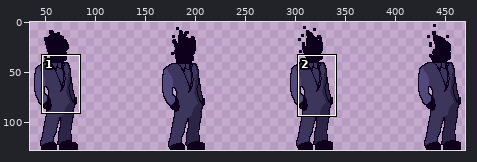
Two versions of one sprite sheet, Sprites/Mr Purple/idle_sheet.png. Above: a wide view before the commit, with the close-up outlined.
Close-up. Before the commit:
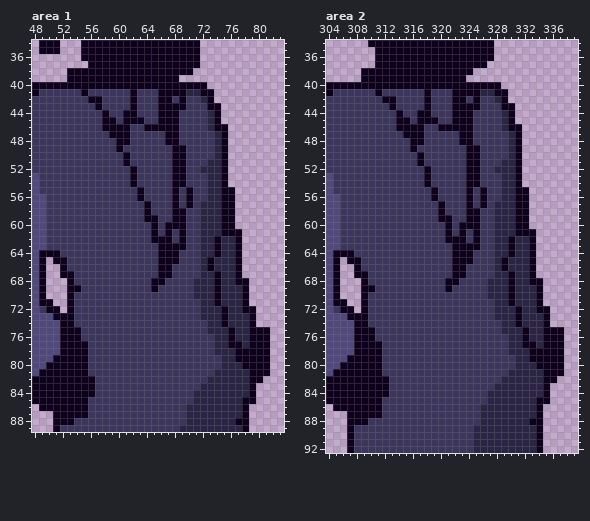
The file is 512x128 pixels. Shown: area 1: x 48..83, y 34..89; area 2: x 304..339, y 34..92. The wide view leaves out empty margins. The commit also changed other parts of the picture, which this record leaves out.
After:
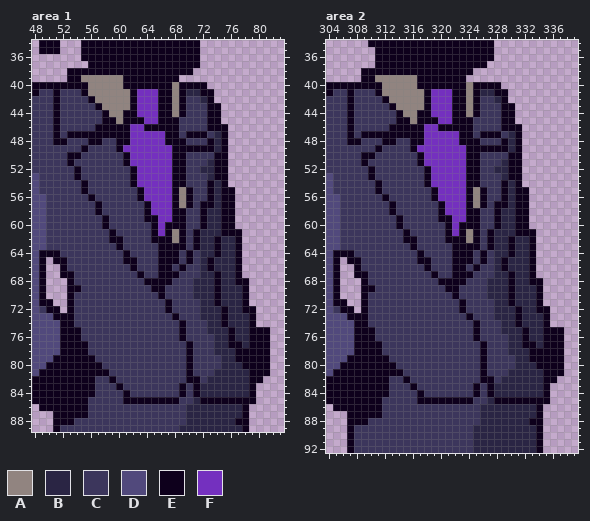
Palette (. is transparent): A #918480  B #2a2544  C #3c365c  D #51497c  E #0e001c  F #7430bf
Difference:
Area 1:
y 39: x 55..60 EEEEEE -> AAAAAA
y 40: x 56..60 EEEEE -> AAAAA; x 68 E -> A
y 41: x 51 C -> E; x 56..61 CCCCCC -> AAAAAA; x 63..65 CCC -> FFF; x 68 E -> A
y 42: x 51 C -> E; x 57..61 ECCCC -> AAAAA; x 63..65 CCC -> FFF; x 68 C -> A
y 43: x 51 C -> E; x 58..61 CCCC -> AAAA; x 63..65 CCC -> FFF; x 68 E -> A
y 44: x 51 C -> E; x 59..60 CC -> AA; x 63..65 CCC -> FFF; x 68..69 EC -> AE; x 73 B -> E
y 45: x 51 C -> E; x 60 C -> A; x 64..65 CC -> FF; x 73 B -> E
y 46: x 51 C -> E; x 57 C -> E; x 62..63 CC -> FF; x 73 B -> E
y 47: x 51 C -> E; x 53..58 CCCCCC -> EEEEEE; x 62..66 CCCCC -> FFFFF; x 70..72 CCC -> EEE
y 48: x 51..52 CC -> EE; x 56..57 CC -> EE; x 62..66 CCCCC -> FFFFF; x 69 C -> E; x 73 C -> E
y 49: x 55 C -> E; x 61..67 CCCCCCC -> FFFFFFF; x 70..73 CCCC -> EEEE
y 50: x 53..54 CC -> EE; x 62..67 CCCCCC -> FFFFFF; x 74 B -> E
y 51: x 53 C -> E; x 62..67 CCCCCC -> FFFFFF; x 74 B -> E
y 52..53: x 54 C -> E; x 63..67 CCCCC -> FFFFF; x 74 B -> E
y 54: x 55 C -> E; x 63..67 CCCCC -> FFFFF; x 73 B -> E
y 55: x 55 C -> E; x 64..67 CCCC -> FFFF; x 69 C -> A; x 73 B -> E
y 56: x 56 C -> E; x 64..67 CCCC -> FFFF; x 69 C -> A; x 73 B -> E
y 57: x 57 C -> E; x 65..67 CCC -> FFF; x 69 C -> A; x 72..73 BB -> EE
y 58: x 57 C -> E; x 65..67 CCC -> FFF; x 72 B -> E
y 59: x 58 C -> E; x 66..67 CC -> FF; x 72 B -> E
y 60: x 58 C -> E; x 66 C -> F; x 72 B -> E
y 61: x 59 C -> E; x 66 C -> F; x 68 C -> A; x 71 C -> E
y 62: x 59..60 CC -> EE; x 68 C -> A; x 71 C -> E
y 63: x 60 C -> E; x 71 C -> E
y 64: x 61 C -> E; x 70 C -> E
y 65: x 61..62 CC -> EE; x 70 C -> E
y 66: x 62 C -> E; x 69 C -> E
y 67: x 63 C -> E; x 68 C -> E
y 68: x 64 C -> E; x 67 C -> E
y 69..70: x 66 C -> E
y 71..72: x 67 C -> E
y 73: x 68 C -> E
y 74..76: x 69 C -> E
y 77..78: x 70 C -> E
y 79: x 56 C -> E; x 70 C -> E
y 80: x 56..57 CC -> EE; x 70 C -> E
y 81: x 56..58 CCC -> EEE; x 70 C -> E
y 82: x 59 C -> E; x 70..71 CC -> EE
y 83: x 60 C -> E; x 69 C -> E; x 71 C -> E
y 84: x 61 C -> E; x 69 C -> E; x 71 B -> E
y 85: x 61..68 CCCCCCCC -> EEEEEEEE; x 72..77 BBBBBB -> EEEEEE
Area 2:
y 39: x 311..316 EEEEEE -> AAAAAA
y 40: x 312..316 EEEEE -> AAAAA; x 324 E -> A
y 41: x 307 C -> E; x 312..317 CCCCCC -> AAAAAA; x 319..321 CCC -> FFF; x 324 E -> A
y 42: x 307 C -> E; x 313..317 ECCCC -> AAAAA; x 319..321 CCC -> FFF; x 324 C -> A
y 43: x 307 C -> E; x 314..317 CCCC -> AAAA; x 319..321 CCC -> FFF; x 324 E -> A
y 44: x 307 C -> E; x 315..316 CC -> AA; x 319..321 CCC -> FFF; x 324..325 EC -> AE; x 329 B -> E
y 45: x 307 C -> E; x 316 C -> A; x 320..321 CC -> FF; x 329 B -> E
y 46: x 307 C -> E; x 313 C -> E; x 318..319 CC -> FF; x 329 B -> E
y 47: x 307 C -> E; x 309..314 CCCCCC -> EEEEEE; x 318..322 CCCCC -> FFFFF; x 326..328 CCC -> EEE
y 48: x 307..308 CC -> EE; x 312..313 CC -> EE; x 318..322 CCCCC -> FFFFF; x 325 C -> E; x 329 C -> E
y 49: x 311 C -> E; x 317..323 CCCCCCC -> FFFFFFF; x 326..329 CCCC -> EEEE
y 50: x 309..310 CC -> EE; x 318..323 CCCCCC -> FFFFFF; x 330 B -> E
y 51: x 309 C -> E; x 318..323 CCCCCC -> FFFFFF; x 330 B -> E
y 52..53: x 310 C -> E; x 319..323 CCCCC -> FFFFF; x 330 B -> E
y 54: x 311 C -> E; x 319..323 CCCCC -> FFFFF; x 329 B -> E
y 55: x 311 C -> E; x 320..323 CCCC -> FFFF; x 325 C -> A; x 329 B -> E
y 56: x 312 C -> E; x 320..323 CCCC -> FFFF; x 325 C -> A; x 329 B -> E
y 57: x 313 C -> E; x 321..323 CCC -> FFF; x 325 C -> A; x 328..329 BB -> EE
y 58: x 313 C -> E; x 321..323 CCC -> FFF; x 328 B -> E
y 59: x 314 C -> E; x 322..323 CC -> FF; x 328 B -> E
y 60: x 314 C -> E; x 322 C -> F; x 328 B -> E
y 61: x 315 C -> E; x 322 C -> F; x 324 C -> A; x 327 C -> E
y 62: x 315..316 CC -> EE; x 324 C -> A; x 327 C -> E
y 63: x 316 C -> E; x 327 C -> E
y 64: x 317 C -> E; x 326 C -> E
y 65: x 317..318 CC -> EE; x 326 C -> E
y 66: x 318 C -> E; x 325 C -> E
y 67: x 319 C -> E; x 324 C -> E
y 68: x 320 C -> E; x 323 C -> E
y 69..70: x 322 C -> E
y 71..72: x 323 C -> E
y 73: x 324 C -> E
y 74..76: x 325 C -> E
y 77..78: x 326 C -> E
y 79: x 312 C -> E; x 326 C -> E
y 80: x 312..313 CC -> EE; x 326 C -> E
y 81: x 312..314 CCC -> EEE; x 326 C -> E
y 82: x 315 C -> E; x 326..327 CC -> EE
y 83: x 316 C -> E; x 325 C -> E; x 327 C -> E
y 84: x 317 C -> E; x 325 C -> E; x 327 B -> E
y 85: x 317..324 CCCCCCCC -> EEEEEEEE; x 328..333 BBBBBB -> EEEEEE
